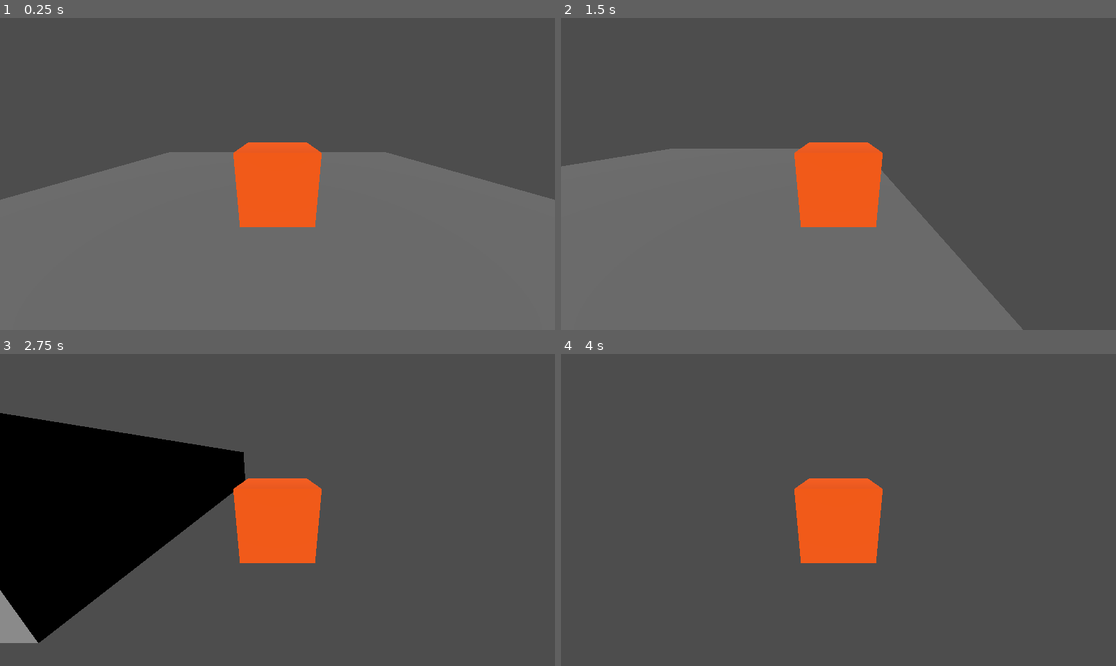
Above: before the commit, frames 1-4 (two rows, left to right).
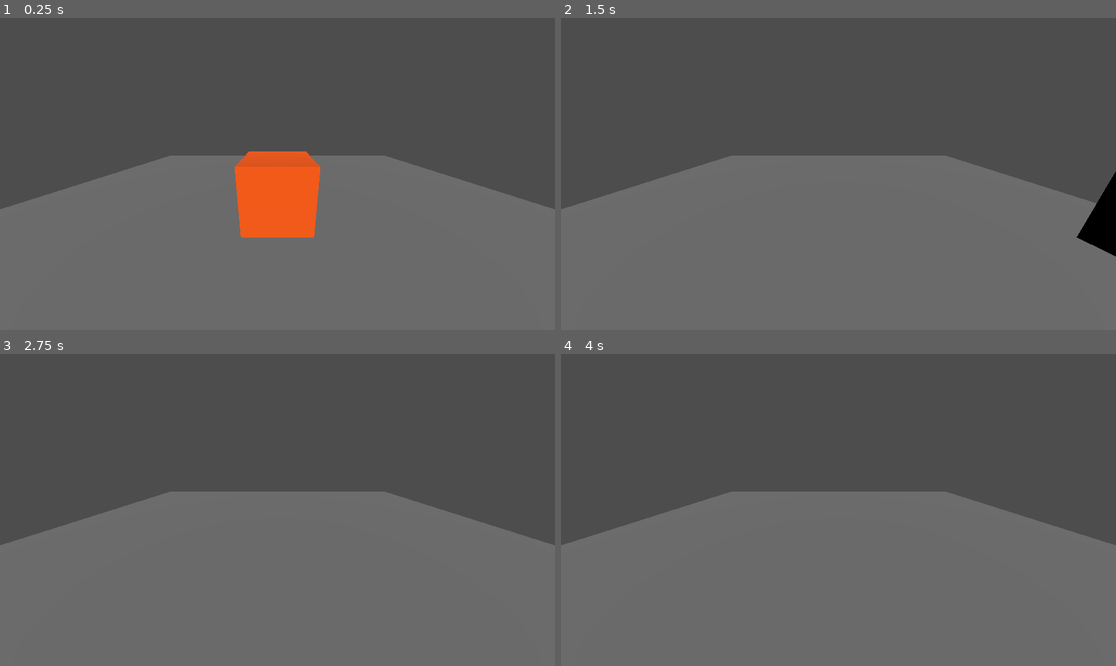
Above: after the commit, the same moments.

Repository: evandyke6/project-moonstar
Game: Godot game, scene res://scenes/main.tscn
Two runs of this game, one before a commit and one after it. Both use one fixed random seed, a clock stepped at 60 frames per second and the inputs below.
Inputs:
- Up to frame 1 (0.25 s): no input
- Up to frame 2 (1.5 s): tap Enter (ui_accept) at 0.5, 0.77 s; hold Right (ui_right) 0.53-1.28 s; hold Down (ui_down) from 1.28 s (still down)
- Up to frame 3 (2.75 s): tap Enter (ui_accept) at 1.52 s; release Down (ui_down) at 2.03 s; hold Right (ui_right) from 2.03 s (still down)
- Up to frame 4 (4 s): release Right (ui_right) at 2.78 s; hold Up (ui_up) 2.78-3.53 s; tap Enter (ui_accept) at 3.02, 3.77 s; hold Left (ui_left) from 3.53 s (still down)

The runs differ from the first frame. In frame 1, 2.5% of the frame differs, in the area x 0-100%, y 39-71%; in frame 2, 22%; in frame 3, 62%, in the area x 0-100%, y 18-100%; in frame 4, 51%.

Commit message:
minor change

Diff:
--- a/scenes/main.tscn
+++ b/scenes/main.tscn
@@ -25,9 +25,9 @@
 [node name="Player" parent="." unique_id=899221661 instance=ExtResource("1_o5qli")]
 transform = Transform3D(1, 0, 0, 0, 1, 0, 0, 0, 1, 0, 0.66301286, 0)
 
-[node name="CameraPivot" type="Marker3D" parent="Player" unique_id=1364249733]
-transform = Transform3D(1, 0, 0, 0, 0.8211492, 0.5707136, 0, -0.5707136, 0.8211492, 0, -0.017339647, 0.5333935)
+[node name="CameraPivot" type="Marker3D" parent="." unique_id=1364249733]
+transform = Transform3D(1, 0, 0, 0, 0.8211492, 0.5707136, 0, -0.5707136, 0.8211492, 0, 0.6456732, 0.5333935)
 
-[node name="Camera3D" type="Camera3D" parent="Player/CameraPivot" unique_id=1976461491]
+[node name="Camera3D" type="Camera3D" parent="CameraPivot" unique_id=1976461491]
 transform = Transform3D(1, 0, 0, 0, 0.95983493, -0.28056616, 0, 0.2805662, 0.95983493, 0, -0.27731284, 1.8899262)
 fov = 90.0
